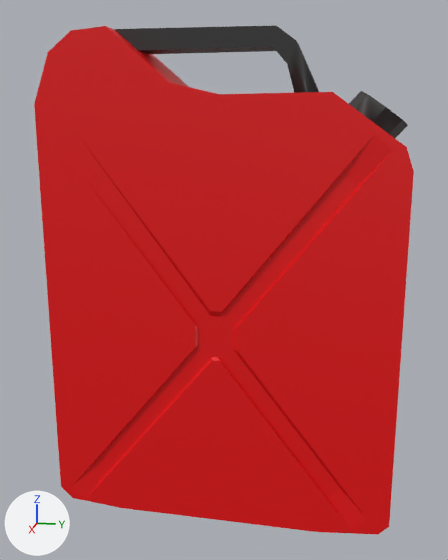
The FBX model Assets/Resources/Models/Location/Garage/jerry_can.fbx as it was, and as the next commit left it.
Before and after are seen from a 50 mm lens placed at (5.44, 1.17, 1.55), pointed at (-0.51, -0.02, 0.06). The axes (+X, +Y, +Z) are drawn at lower left. The lights are the same throughout. Where no turn or scale is listed for an object, it has been applied to the vertices.
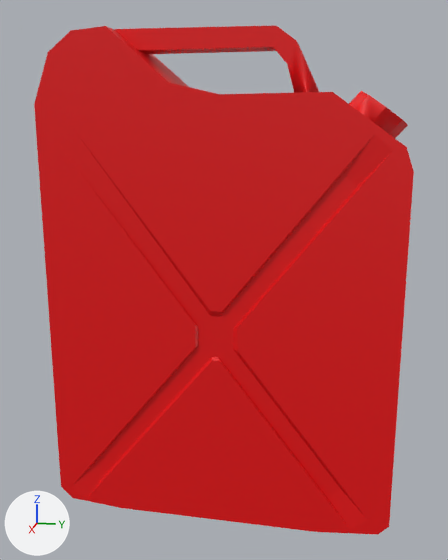
Where the newer file only moved an object's origin or applied its transform, the numbers keep the older frame.

What the commit changed:
me_plane has 144 vertices, 122 faces and spans x -0.87..-0.13, y -1.75..1.71, z -2.42..2.43.
me_plane is used by ob_plane; location (0.0, 0.0, 0.0).
me_plane part 1: all 32 faces that had it switch from mat_second (black #313131) to mat_base (its picture is missing).

Where the change shows, as pixel boxes (x1, y1, x2, y2) in the pictures (448 x 560 px):
part 1 of me_plane, recoloured
    both: (115, 26, 408, 138)
